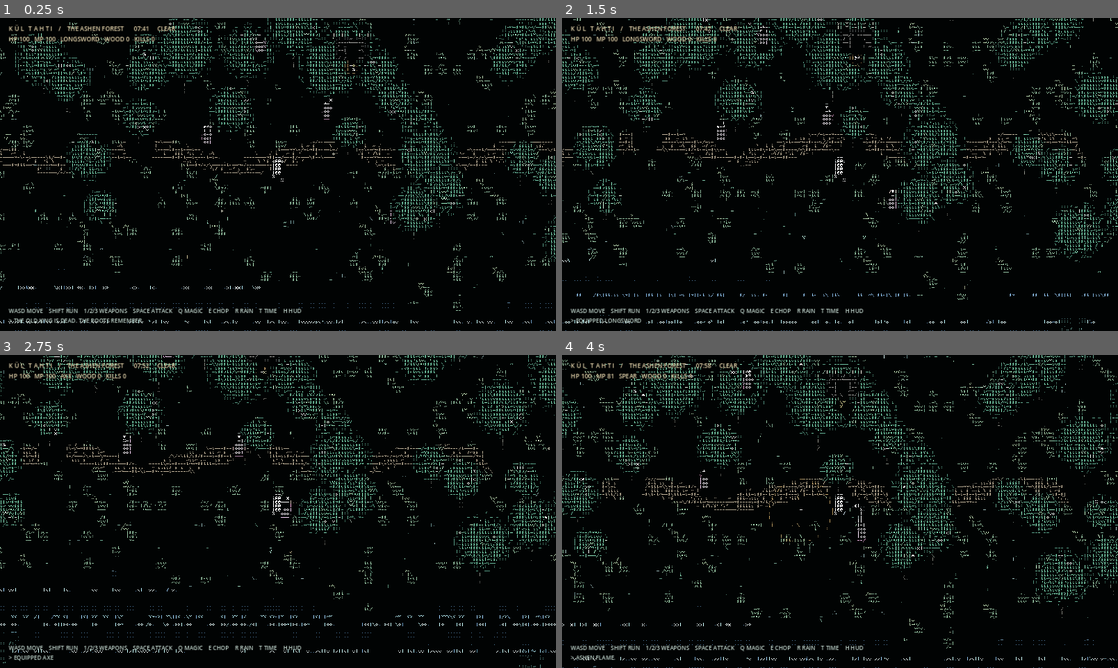
Above: before the commit, frames 1-4 (two rows, left to right).
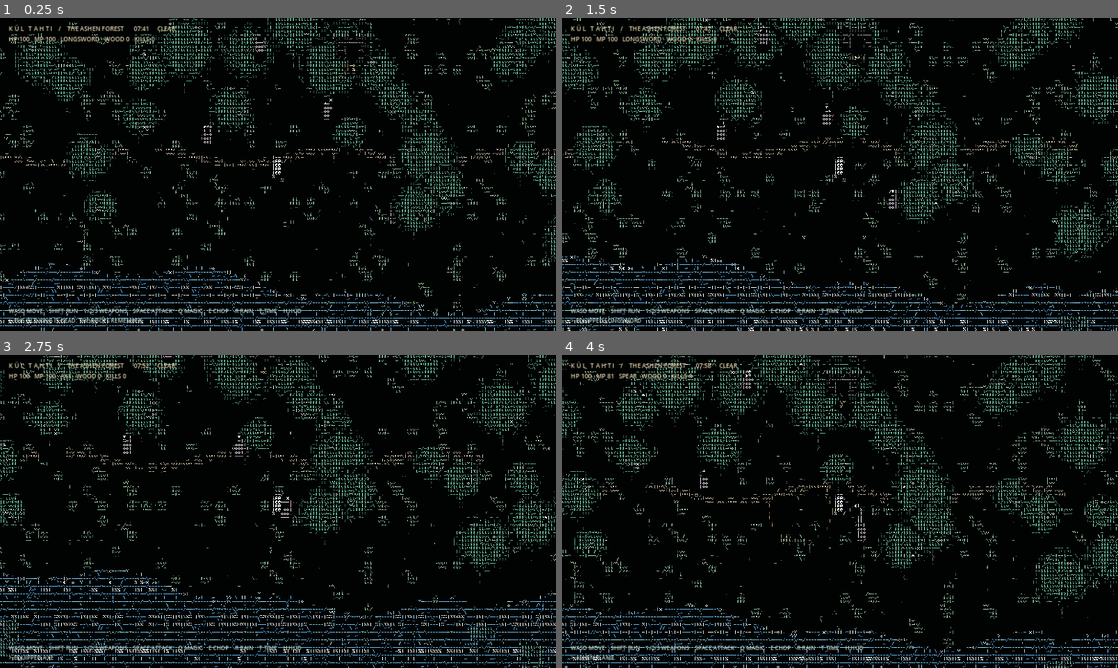
Above: after the commit, the same moments.

Repository: furkhans4o4-create/KUL-TAHTI
Game: Godot game, scene res://scenes/main.tscn
Two runs of this game, one before a commit and one after it. Both use one fixed random seed, a clock stepped at 60 frames per second and the inputs below.
Inputs:
- Up to frame 1 (0.25 s): no input
- Up to frame 2 (1.5 s): tap Enter at 0.5 s; hold D 0.53-1.28 s; hold Shift 0.53-1.28 s; tap Space at 0.77 s; hold S from 1.28 s (still down); tap 1 at 1.35 s
- Up to frame 3 (2.75 s): tap Space at 1.52 s; release S at 2.03 s; hold D from 2.03 s (still down); tap 2 at 2.1 s
- Up to frame 4 (4 s): release D at 2.78 s; hold W 2.78-3.53 s; tap 3 at 2.85 s; tap Space at 3.02, 3.77 s; hold A from 3.53 s (still down); tap Q at 3.6 s

The runs differ from the first frame. In frame 1, 2.3% of the frame differs, in the area x 0-100%, y 39-100%; in frame 2, 2.5%; in frame 3, 3.4%, in the area x 0-100%, y 28-100%; in frame 4, 2.2%.

Commit message:
Make ASCII river visibly blue with distinct ripples and replace solid trail stripe with sparse gravel

Diff:
--- a/scripts/forest.gd
+++ b/scripts/forest.gd
@@ -226,8 +226,8 @@
     var path_sp:=_screen(Vector2(1590,760),center)
     for i in range(150):
         var q := Vector2(path_sp.x + (float(i)-75)*9, path_sp.y + 17*sin(float(i)*0.13))
-        if _in(q,size,70):
-            draw_circle(q,23,_col(Color("817457"),0.68))
+        if _in(q,size,70) and i%3==0:
+            draw_circle(q,12,_col(Color("918464"),0.75))
 
 func _river(size: Vector2,center: Vector2)->void:
     var offset := hero-center
@@ -237,7 +237,7 @@
     for i in range(65,-1,-1):
         var x := float(i)*size.x/65.0
         poly.append(Vector2(x,_bank(x+offset.x)-offset.y))
-    draw_colored_polygon(poly,_col(Color("071827"),0.90))
+    draw_colored_polygon(poly,_col(Color("28536b"),0.98))
     # Every visible row must be sampled. Previous prototype covered only the
     # first 80px of the screen, so the river looked like an empty black void.
     var cols: int = int(ceil(size.x / 24.0)) + 2
@@ -254,7 +254,7 @@
             if variation < 0.30:
                 continue
             var wav: float = 5.0*sin(wx * 0.028 + timer * 1.7 + wy * 0.018)
-            draw_line(Vector2(sx+wav, sy), Vector2(sx+wav+10.0+variation*11.0, sy), _col(Color("8ebdcf"), 1.15), 2.8)
+            draw_line(Vector2(sx+wav, sy), Vector2(sx+wav+10.0+variation*11.0, sy), _col(Color("b0d4d9"), 1.25), 5.0)
     # Reflections are mirrored and displaced silhouettes of nearby trees.
     for t in trees:
         var p: Vector2=t["p"]
@@ -266,13 +266,13 @@
         for j in range(7):
             var ry:=float(j)*9.0
             var sway:=sin(timer*1.9+ry*0.25+p.x)*5.0
-            draw_line(q+Vector2(-r*0.4+sway,ry),q+Vector2(r*0.4+sway,ry),_col(PINE,0.67),3.2)
+            draw_line(q+Vector2(-r*0.4+sway,ry),q+Vector2(r*0.4+sway,ry),_col(PINE,0.76),5.0)
     for i in range(95):
         var wx:=float(i)*34.0
         var b :=_bank(wx)+2.0
         var q:=_screen(Vector2(wx,b),center)
         if _in(q,size,60):
-            draw_circle(q,6,_col(Color("739a8b"),0.24))
+            draw_circle(q,6,_col(Color("94afa0"),0.9))
 
 func _foliage(size: Vector2,center: Vector2)->void:
     for grass_blade in grass:
